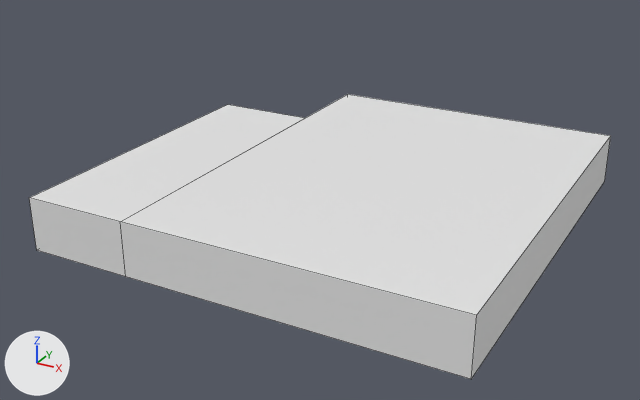
The OBJ model Assets/Modules/L.obj, before and after one commit.
Before and after are seen from a camera (50 mm lens) standing at (0.604, -1.279, 0.655) and looking at (-0.115, 0.03, 0.001). Lighting does not change. The marker at lower left points along +X, +Y and +Z. Mesh edges are drawn as thin lines. Where no turn or scale is listed for an object, it has been applied to the vertices. Vertices at the same position are counted once.

The first picture shows 'L'.
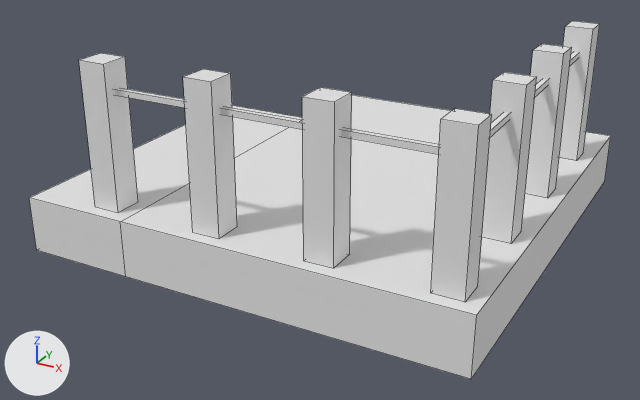
The change, as a diff of the scene's bpy script:
```diff
--- a/Assets/Modules/L.obj.py
+++ b/Assets/Modules/L.obj.py
@@ me_l @@
 me_l.from_pydata(...)  # 14 vertices, 12 faces; spans x -0.5..0.3, y -0.3..0.5, z -0.05..0.05
 # used by ob_l; location = (0.0, 0.0, 0.0)
+# me_l part 1: a new loose piece, a box spanning x 0.225..0.275, y -0.275..-0.225, z 0.05..0.3
+# me_l part 2: a new loose piece, a box spanning x 0.225..0.275, y 0.325..0.375, z 0.05..0.3
+# me_l part 3: a new loose piece, a box spanning x 0.225..0.275, y 0.125..0.175, z 0.05..0.3
+# me_l part 4: a new loose piece, a box spanning x 0.225..0.275, y -0.075..-0.025, z 0.05..0.3
+# me_l part 5: a new loose piece, a box spanning x 0.245..0.255, y -0.25..0.35, z 0.245..0.255
+# me_l part 6: a new loose piece, a box spanning x -0.375..-0.325, y -0.275..-0.225, z 0.05..0.3
+# me_l part 7: a new loose piece, a box spanning x -0.175..-0.125, y -0.275..-0.225, z 0.05..0.3
+# me_l part 8: a new loose piece, a box spanning x 0.025..0.075, y -0.275..-0.225, z 0.05..0.3
+# me_l part 9: a new loose piece, a box spanning x -0.35..0.25, y -0.255..-0.245, z 0.245..0.255
```

Where the change shows, as pixel boxes [x1, y1, x2, y2] in the pictures (640 x 400 px):
'L', reshaped (26% taller)
    before: [29, 94, 611, 379]
    after: [29, 21, 611, 379]
part 1 of me_l, added
    after: [431, 109, 492, 302]
part 2 of me_l, added
    after: [559, 21, 600, 161]
part 3 of me_l, added
    after: [525, 44, 572, 198]
part 4 of me_l, added
    after: [482, 72, 537, 244]
part 5 of me_l, added
    after: [490, 52, 579, 137]
part 6 of me_l, added
    after: [79, 53, 138, 213]
part 7 of me_l, added
    after: [183, 69, 237, 239]
part 8 of me_l, added
    after: [302, 87, 352, 268]
part 9 of me_l, added
    after: [115, 88, 439, 154]
